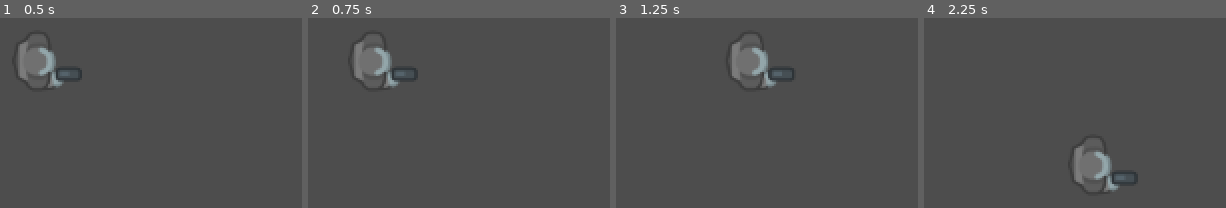
Above: before the commit, frames 1-4 (left to right).
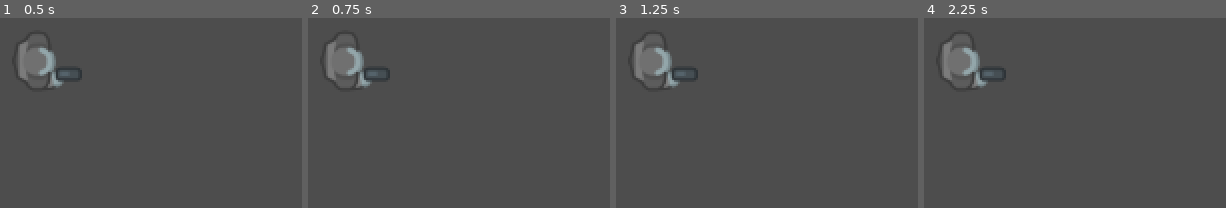
Above: after the commit, the same moments.

Repository: ironmonkeyking85/Kraken-s-Treasure
Game: Godot game, scene res://Scenes/Main.tscn
Same seed, same stepped clock (60 frames per second), same inputs: the game is played once before the commit and once after it.
Inputs:
- Up to frame 1 (0.5 s): no input
- Up to frame 2 (0.75 s): tap Enter at 0.5 s; hold D (Right) from 0.53 s (still down)
- Up to frame 3 (1.25 s): keep holding D (Right)
- Up to frame 4 (2.25 s): release D (Right) at 1.28 s; hold S (Down) 1.28-2.03 s; hold D (Right) from 2.03 s (still down)

Frame 1 is identical in both runs. In frame 2, 3.7% of the frame differs, in the area x 6-37%, y 12-37%; in frame 3, 4.2%; in frame 4, 4.3%, in the area x 6-71%, y 12-92%.
Error in both runs: Invalid call. Nonexistent function 'enter' in base 'Nil'. (res://Scripts/State)

Commit message:
state machine

Diff:
--- a/Scripts/State Machine/Damaged.gd
+++ b/Scripts/State Machine/Damaged.gd
@@ -1,6 +1,5 @@
-
-
-extends Node
+class_name Damaged_state
+extends State
 
 
 
--- a/Scripts/State Machine/Distoryed.gd
+++ b/Scripts/State Machine/Distoryed.gd
@@ -1,6 +1,5 @@
-
-
-extends Node
+class_name Distoryed_state
+extends State
 
 
 # Called when the node enters the scene tree for the first time.
--- a/Scripts/State Machine/Moving.gd
+++ b/Scripts/State Machine/Moving.gd
@@ -1,3 +1,12 @@
-class_name MovingState
+class_name Moving_State
+extends State
 
-extends State
+
+# Called when the node enters the scene tree for the first time.
+func _ready():
+	pass # Replace with function body.
+
+
+# Called every frame. 'delta' is the elapsed time since the previous frame.
+func _process(delta):
+	pass
--- a/Scripts/State Machine/Shooting.gd
+++ b/Scripts/State Machine/Shooting.gd
@@ -1,6 +1,5 @@
-
-
-extends Node
+class_name Shooting_state
+extends State
 
 
 # Called when the node enters the scene tree for the first time.
--- a/Scripts/State Machine/StateMechine.gd
+++ b/Scripts/State Machine/StateMechine.gd
@@ -1,34 +1,13 @@
 class_name StateMachine
-
 extends Node
 
-signal transition(new_state_name: StringName)
-
-@export var CURRENT_STATE: State
-var states: Dictionary = {}
+@export var state: State
 
 func _ready():
-	for child in get_children():
-		if child is State:
-			states[child.name] = child
+	change_state(state)
 
-		else:
-			push_warning("State Mechine contains incompatible child node")
-
-	CURRENT_STATE.enter()
-
-func  _process(delta):
-	CURRENT_STATE.update(delta)
-
-func _physics_process(delta):
-	CURRENT_STATE.physics_update(delta)
-
-func  on_child_statechange(new_state_name: StringName) -> void:
-	var new_state = states.get(new_state_name)
-	if new_state != null:
-		if new_state != CURRENT_STATE:
-			CURRENT_STATE.exit()
-			new_state.enter()
-			CURRENT_STATE = new_state
-	else:
-		push_warning("State does not exist")
+func change_state(new_state:State):
+	if state is State:
+		state.exit()
+	new_state.enter()
+	state = new_state
--- a/Scripts/State Machine/state.gd
+++ b/Scripts/State Machine/state.gd
@@ -1,19 +1,23 @@
 class_name State
-
 extends Node
 
+signal state_change(new_state)
 
-var state_machine = null
 
 func enter() -> void:
 	pass
 
-func exit() -> void:
+func _handle_input(event):
 	pass
 
-
-func update(_delta: float) -> void:
+func update(_delta):
 	pass
 
 func physics_update(_delta: float) -> void:
 	pass
+
+func _on_animation_finished(_anim_name):
+	pass
+
+func exit() -> void:
+	pass
--- a/Scripts/player.gd
+++ b/Scripts/player.gd
@@ -1,33 +1,12 @@
 class_name Player
-
 extends CharacterBody2D
 
 
-var buoyancy: float = 100.0
-var gravity: float = 100.0
-var pressure: float = 100.0
-var propulsion: float = 100.0
-
+# Called when the node enters the scene tree for the first time.
 func _ready():
-
-	Globals.Player = self
+	pass # Replace with function body.
 
 
-func _physics_process(delta: float)-> void:
-	velocity.x = 0
-	velocity.y = 0
-
-	if Input.is_action_pressed("Right"):
-		velocity.x += 1
-
-	if Input.is_action_pressed("Left"):
-		velocity.x -= 1
-
-	if Input.is_action_pressed("Up"):
-		velocity.y -= 1
-
-	if Input.is_action_pressed("Down"):
-		velocity.y += 1
-
-	velocity *= propulsion
-	move_and_slide()
+# Called every frame. 'delta' is the elapsed time since the previous frame.
+func _process(delta):
+	pass
Not shown, added: Scenes/plaD497.tmp
Not shown, added: Scenes/plaF25F.tmp
